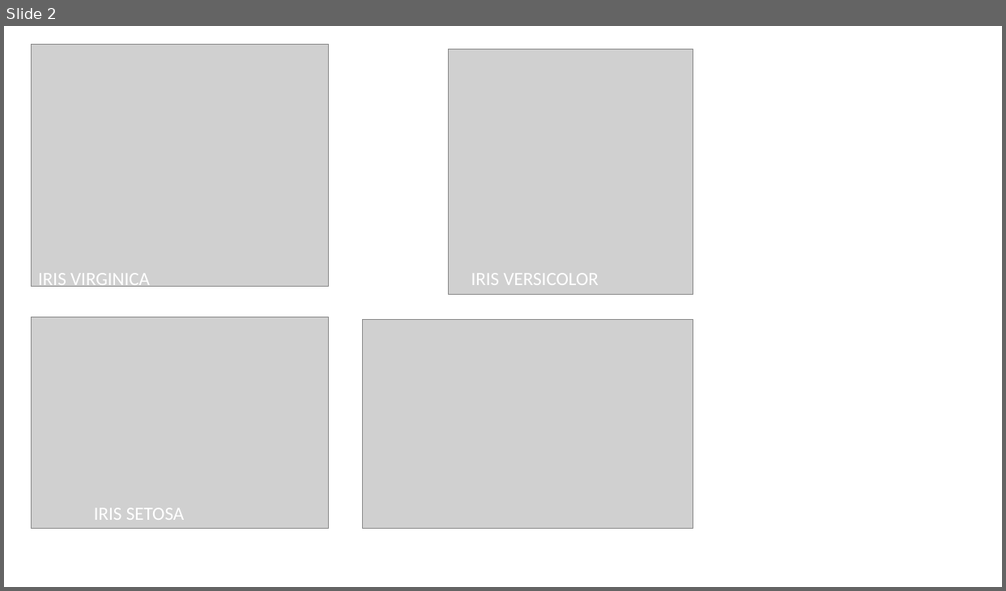
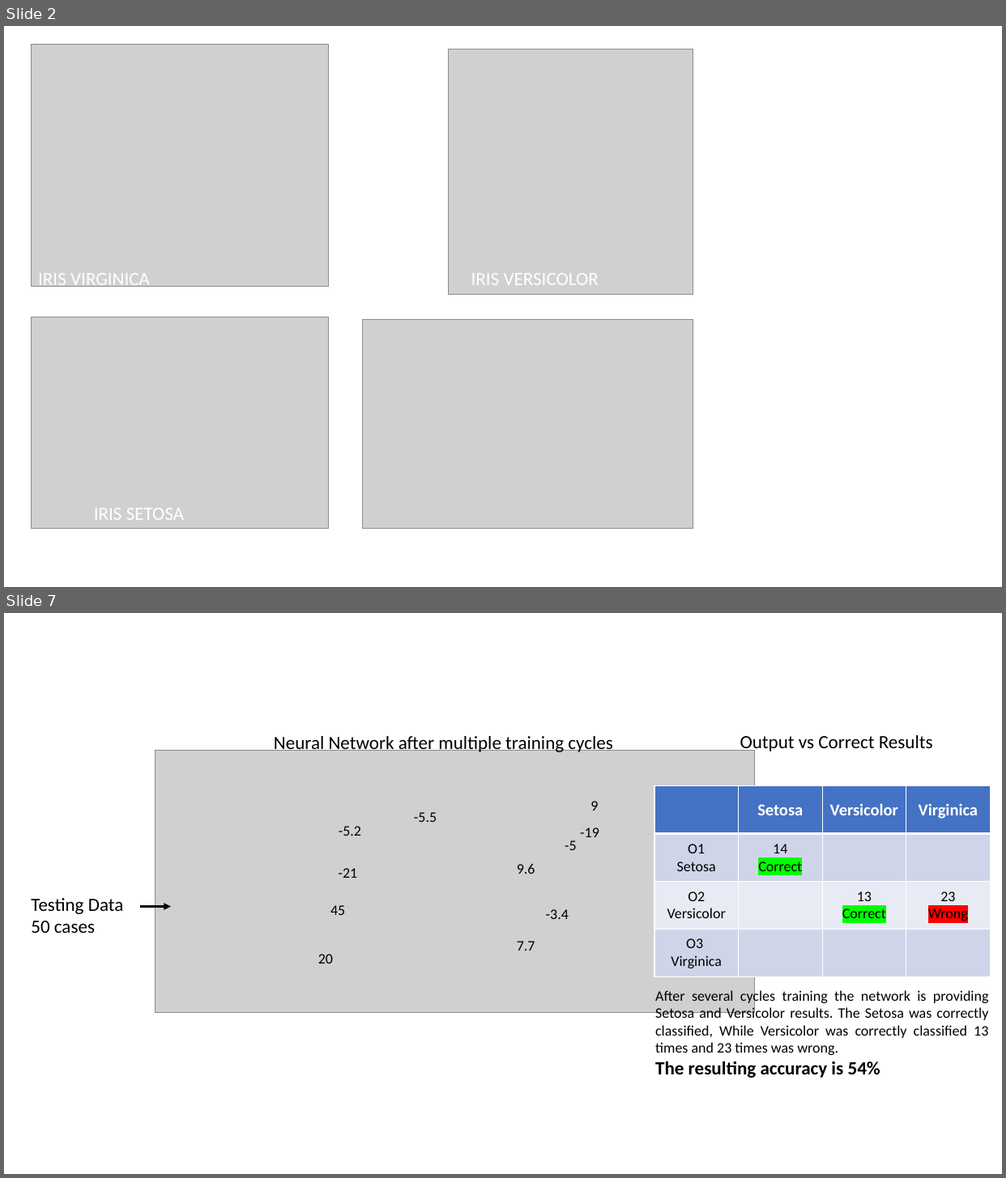
Before and after one commit to lucavignali/NeuralNetwork, a slide deck: Nuovo Presentazione di Microsoft PowerPoint.pptx. Shown one above the other, each under a label of ours: slide 2 before the commit, slides 2 and 7 after it; the slides between them are not shown. The pictures are 1006x591 and 1006x1178 pixels, drawn with LibreOffice and Linux fonts; fonts in the diff are those of the drawing; grey boxes stand for pictures. Boxes give left, top, right and bottom in pixels: in the first picture for what was removed or moved away, otherwise in the second. Text is boxed around its words. In the diff, an @@ line names an element or a change of style, - is before the commit and + after.

```diff
--- a/Nuovo Presentazione di Microsoft PowerPoint.pptx
+++ b/Nuovo Presentazione di Microsoft PowerPoint.pptx
@@ slide 7 added at (4, 613, 1002, 1174), background #FFFFFF @@
@@ picture added at (155, 750, 755, 1012) @@
@@ text added at (274, 736, 612, 754), 18 pt, text #000000 @@
+Neural Network after multiple training cycles
@@ text added at (740, 735, 933, 754), 18 pt, text #000000 @@
+Output vs Correct Results
@@ text added at (590, 801, 598, 811), 14 pt, text #000000 @@
+9
@@ table added at (654, 786, 990, 977), 4 rows, 4 columns @@
+ | Setosa | Versicolor | Virginica
+O1 / Setosa | 14 / Correct |  | 
+O2 Versicolor |  | 13 / Correct | 23 / Wrong
+O3 Virginica |  |  | 
@@ text added at (339, 826, 361, 836), 14 pt, text #000000 @@
+-5.2
@@ text added at (414, 812, 437, 822), 14 pt, text #000000 @@
+-5.5
@@ text added at (580, 828, 599, 837), 14 pt, text #000000 @@
+-19
@@ text added at (565, 841, 577, 850), 14 pt, text #000000 @@
+-5
@@ text added at (339, 868, 358, 878), 14 pt, text #000000 @@
+-21
@@ text added at (517, 864, 535, 874), 14 pt, text #000000 @@
+9.6
@@ text added at (31, 898, 124, 933), 18 pt, text #000000 @@
+Testing Data
+50 cases
@@ arrow added from (140, 906) to (171, 906), #000000 2.25 pt @@
@@ text added at (330, 905, 345, 915), 14 pt, text #000000 @@
+45
@@ text added at (546, 909, 569, 919), 14 pt, text #000000 @@
+-3.4
@@ text added at (517, 941, 535, 951), 14 pt, text #000000 @@
+7.7
@@ text added at (318, 954, 333, 964), 14 pt, text #000000 @@
+20
@@ text added at (655, 989, 989, 1078), 14 pt, text #000000 @@
+After several cycles training the network is providing Setosa and Versicolor results. The Setosa was correctly classified, While Versicolor was correctly classified 13 times and 23 times was wrong.
+The resulting accuracy is 54%
```
Also in this commit, not shown: 2 slides changed, 4 other slides added, 10 other files.
